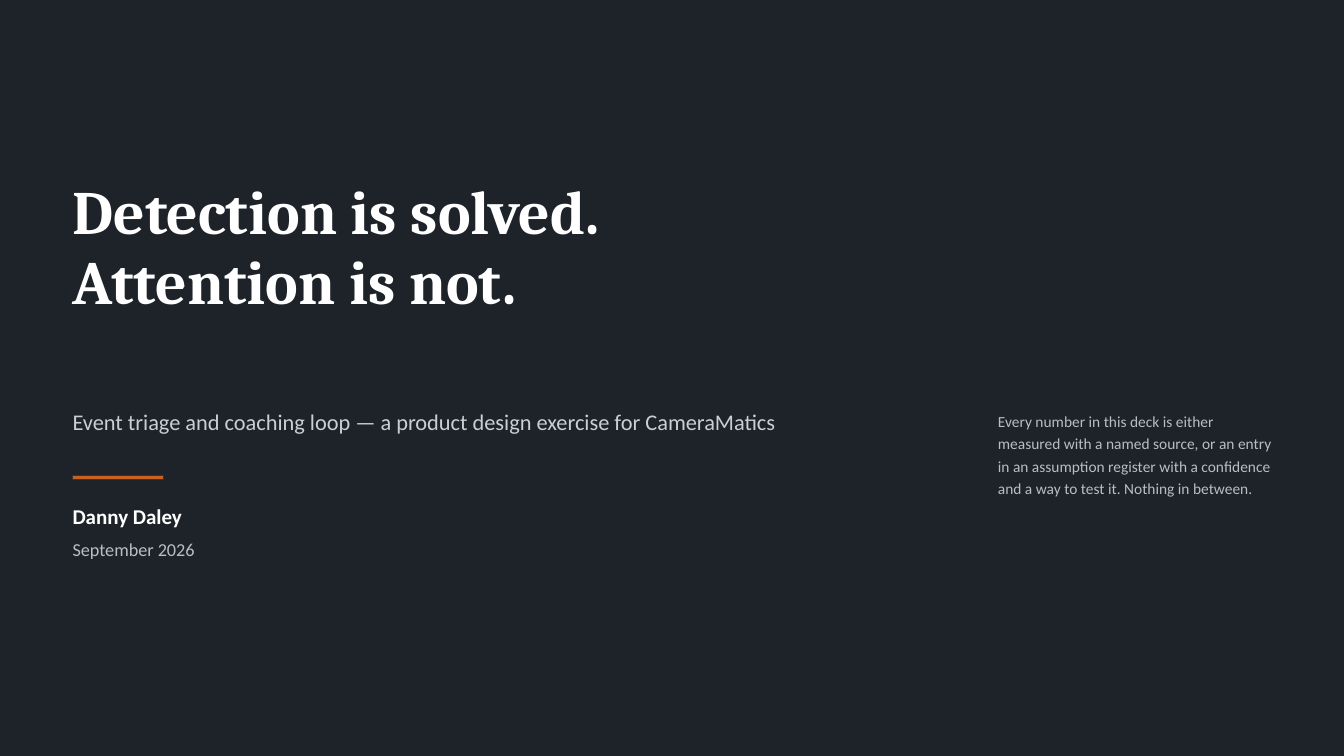
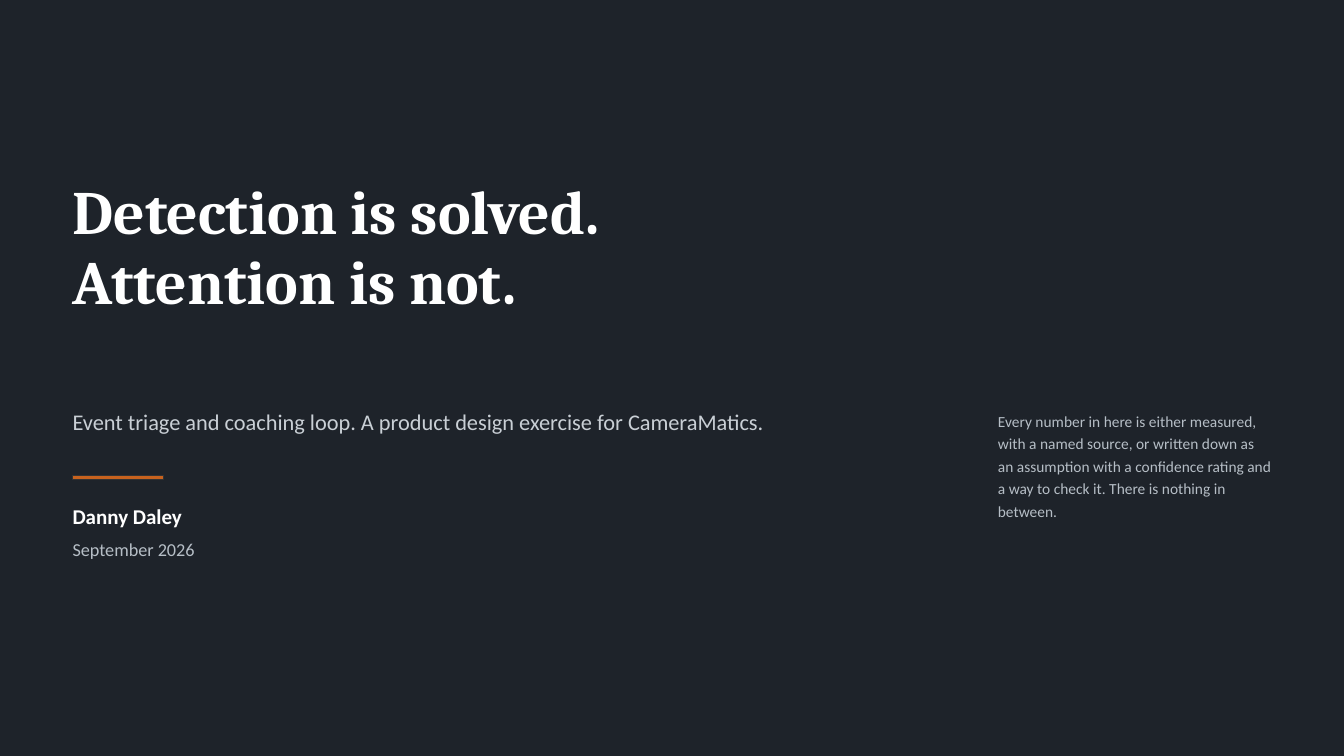
Before and after one commit to dannydaley76/cameramatics-product-brain, a slide deck: slide 1 of Claude outputs/cameramatics-danny-daley.pptx. Drawn at 1344x756 pixels with LibreOffice and Linux fonts; fonts in the diff are those of the drawing. Boxes give left, top, right and bottom in pixels: in the first picture for what was removed or moved away, otherwise in the second. Text is boxed around its words. In the diff, an @@ line names an element or a change of style, - is before the commit and + after.

```diff
--- a/Claude outputs/cameramatics-danny-daley.pptx
+++ b/Claude outputs/cameramatics-danny-daley.pptx
@@ text at box(73, 414, 763, 434): text changed @@
-Event triage and coaching loop — a product design exercise for CameraMatics
+Event triage and coaching loop. A product design exercise for CameraMatics.
@@ text at box(998, 416, 1271, 517): text changed @@
-Every number in this deck is either measured with a named source, or an entry in an assumption register with a confidence and a way to test it. Nothing in between.
+Every number in here is either measured, with a named source, or written down as an assumption with a confidence rating and a way to check it. There is nothing in between.
```
Also in this commit, not shown: 14 other slides changed, 5 slides added, 6 slides removed, 1 other file.
